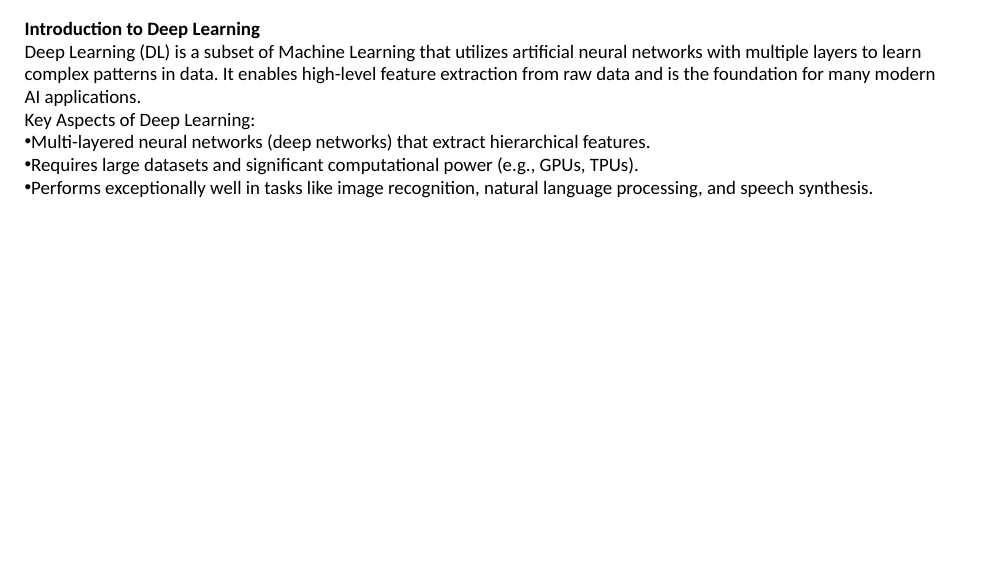
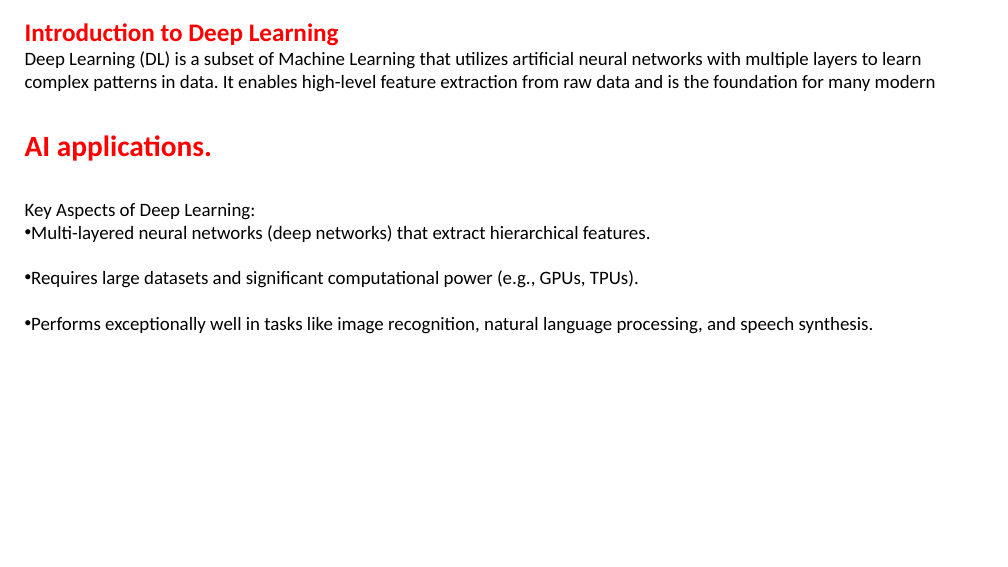
Before and after one commit to shahil04/ds_materials, a slide deck: slide 8 of Deep_learning/deep learning_itvedant.pptx (slide 4 before the commit). Drawn at 1008x567 pixels with LibreOffice and Linux fonts; fonts in the diff are those of the drawing. Boxes give left, top, right and bottom in pixels: in the first picture for what was removed or moved away, otherwise in the second. Text is boxed around its words. In the diff, an @@ line names an element or a change of style, - is before the commit and + after.

```diff
--- a/Deep_learning/deep learning_itvedant.pptx
+++ b/Deep_learning/deep learning_itvedant.pptx
@@ text at bbox=[25, 23, 339, 46]: size 18 to 24 pt, text colour #000000 to #FF0000 in "Introduction to Deep Learning" @@
@@ text at bbox=[25, 51, 936, 161]: text changed @@
-Deep Learning (DL) is a subset of Machine Learning that utilizes artificial neural networks with multiple layers to learn complex patterns in data. It enables high-level feature extraction from raw data and is the foundation for many modern AI applications.
+Deep Learning (DL) is a subset of Machine Learning that utilizes artificial neural networks with multiple layers to learn complex patterns in data. It enables high-level feature extraction from raw data and is the foundation for many modern
+AI applications.
```
Also in this commit, not shown: 5 other slides changed, 19 slides added, 31 other files.
